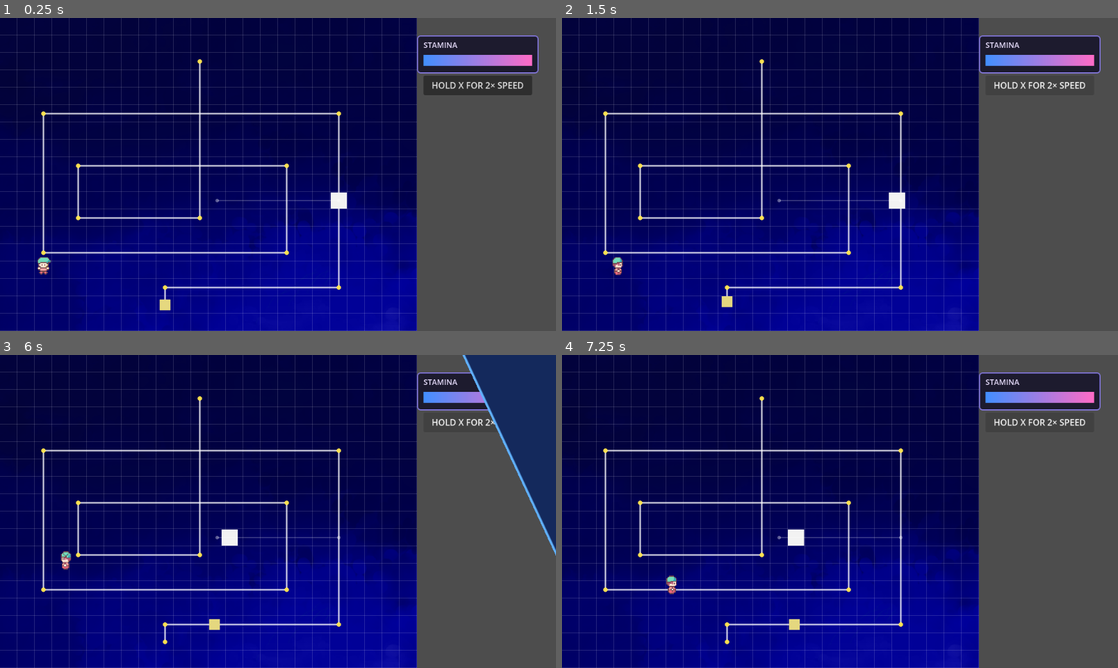
Above: before the commit, frames 1-4 (two rows, left to right).
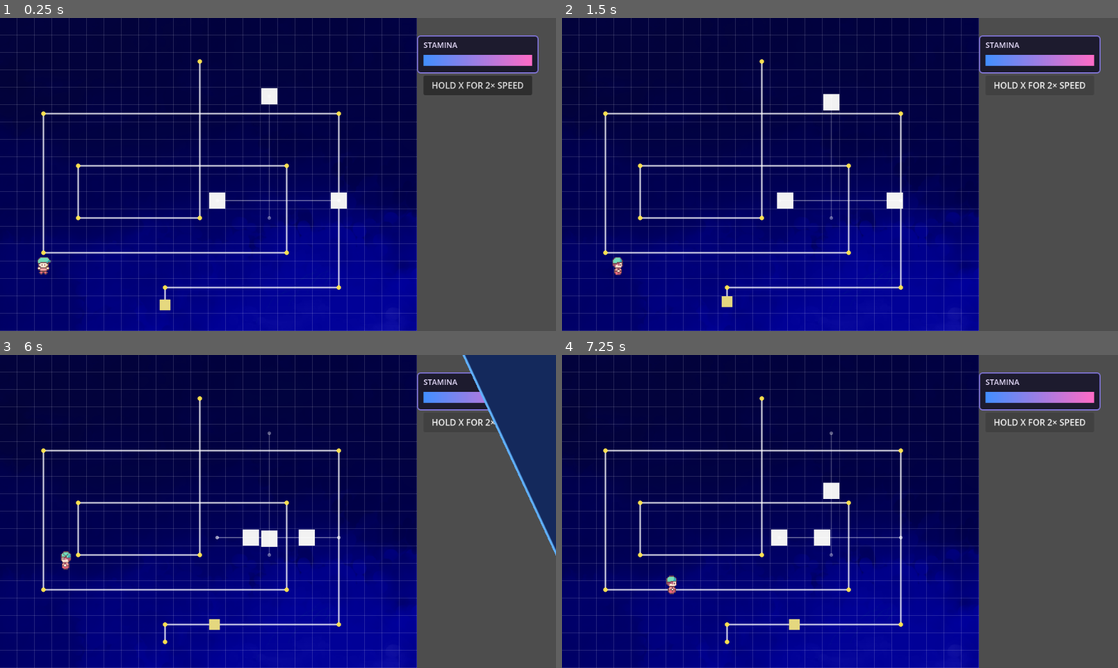
Above: after the commit, the same moments.

Repository: ConanY123/Game-Jam-Drift-MICK
Game: Godot game, scene res://scenes/levels/level-3.tscn
The game is run twice, just before and just after one commit, with the same random seed, the same clock (stepped at 60 frames per second) and the same inputs. This scene is started directly instead of the project's main scene.
Inputs:
- Up to frame 1 (0.25 s): no input
- Up to frame 2 (1.5 s): click "HOLD X FOR 2× SPEED" at 0.5 s; tap Enter at 1.25 s; hold D (move_right) from 1.28 s (still down); hold Z (interact) from 1.28 s (still down)
- Up to frame 3 (6 s): tap Space at 1.52, 2.27, 3.77, 4.52, 5.27 s; release D (move_right) at 2.03 s; release Z (interact) at 2.03 s; hold S (move_down) 2.03-2.78 s; tap C (switch_realm) at 2.1, 5.1 s; hold D (move_right) 2.78-3.53 s; tap R at 2.85, 5.85 s; hold W (move_up) 3.53-4.28 s; tap X at 3.6 s; hold Z (interact) 4.28-5.03 s; hold A (move_left) 4.28-5.78 s; hold S (move_down) from 5.78 s (still down)
- Up to frame 4 (7.25 s): release S (move_down) at 6.53 s; hold D (move_right) from 6.53 s (still down); tap X at 6.6 s; tap Space at 6.77 s

The runs differ from the first frame. In frame 1, 0.4% of the frame differs, in the area x 37-60%, y 22-65%; in frame 2, 0.5%; in frame 3, 0.7%; in frame 4, 0.8%, in the area x 37-62%, y 24-65%.

Commit message:
temp commit

Diff:
--- a/scenes/levels/level-3.tscn
+++ b/scenes/levels/level-3.tscn
@@ -44,6 +44,14 @@
 [node name="Goose" parent="." unique_id=1134621013 instance=ExtResource("7_i1e88")]
 position = Vector2(608, 320)
 
+[node name="Goose2" parent="." unique_id=1075646463 instance=ExtResource("7_i1e88")]
+position = Vector2(384, 320)
+start_direction = 1
+
+[node name="Goose3" parent="." unique_id=1962412394 instance=ExtResource("7_i1e88")]
+position = Vector2(480, 128)
+start_direction = 3
+
 [node name="Physical" type="Node" parent="." unique_id=1087518688]
 
 [node name="Dream" type="Node" parent="." unique_id=1213284921]
--- a/scripts/objects/goose.gd
+++ b/scripts/objects/goose.gd
@@ -20,8 +20,9 @@
 # Number of tiles in the line, INCLUDING the one it starts on.
 # 8 means it starts on tile 1 and walks to tile 8 before turning back.
 @export var patrol_length := 8
-@export var seconds_per_cell := 0.8  # time to walk one tile
-@export var push_pause := 0.25  # how long it stands still after being pushed
+@export var seconds_per_cell := 0.5  # time to walk one tile
+@export var push_pause := 0.75  # how long it stands still after being pushed
+@export var end_pause := 1  # how long it stands still at each end of the line
 @export var show_path := true  # draw the patrol line (handy while designing)
 
 var _origin := Vector2i.ZERO  # the cell it started on (the line's anchor)
@@ -81,21 +82,46 @@
 	var target := cell + step
 	if _can_enter(target):
 		_begin_step(target)
+	elif _off_line() == 0 and level.blocker_at(target, realm) is Goose:
+		# Another goose is in the way: head back the other way.
+		_turn_around_if_possible()
 
 
 # Decides which way to go next. Getting back onto the line always comes first.
 func _choose_step() -> Vector2i:
-	var rel := cell - _origin
-	var off_line := rel.x * _perp.x + rel.y * _perp.y
+	var off_line := _off_line()
 	if off_line != 0:
 		return -_perp * signi(off_line)
 	if patrol_length <= 1:
 		return Vector2i.ZERO
-	var along_index := rel.x * _along.x + rel.y * _along.y
-	var next_index := along_index + _heading
+	var next_index := _along_index() + _heading
 	if next_index < 0 or next_index > patrol_length - 1:
+		# Reached the end of the line: turn around, resting first if asked to.
 		_heading = -_heading
+		if end_pause > 0.0:
+			_pause_left = end_pause
+			return Vector2i.ZERO
 	return _along * _heading
+
+
+# How many cells sideways from its line it is (0 = on the line).
+func _off_line() -> int:
+	var rel := cell - _origin
+	return rel.x * _perp.x + rel.y * _perp.y
+
+
+# Where it is along the line: 0 = the start tile, patrol_length - 1 = far end.
+func _along_index() -> int:
+	var rel := cell - _origin
+	return rel.x * _along.x + rel.y * _along.y
+
+
+# Only turns if the way back is still on the line, so a goose pinned against
+# the end of its line just waits instead of flip-flopping.
+func _turn_around_if_possible() -> void:
+	var back_index := _along_index() - _heading
+	if back_index >= 0 and back_index <= patrol_length - 1:
+		_heading = -_heading
 
 
 func _can_enter(target: Vector2i) -> bool:
